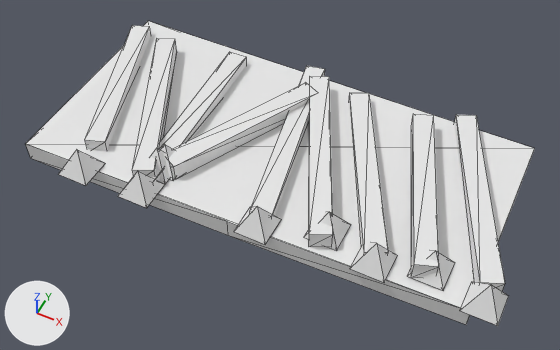
A saved change to the glTF model assets/models/work-row-swath.glb.
Both versions are drawn from a camera (50 mm lens) standing at (1.06, -2.12, 2.54) and looking at (0.06, -0.12, 0.04). Arrows for +X, +Y and +Z are at lower left; the lights stay in place. The older version comes first. Mesh edges are drawn as thin lines. Vertices at exactly the same position are counted once.

In view in the first picture: 'work-row-swath'.
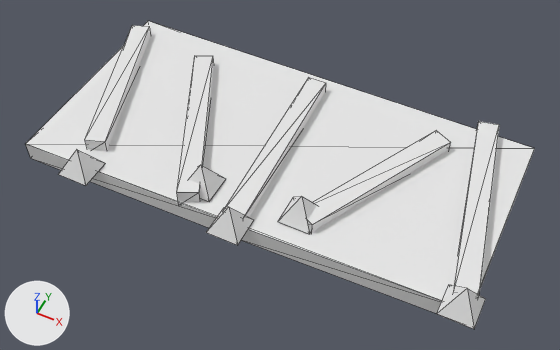
Pixel boxes [x1, y1, x2, y2] of what changed, in the pictures (560 x 350 px; the box of a moved part takes in the faces that stretch with it):
'work-row-swath', reshaped: before [26, 21, 535, 326]; after [26, 21, 535, 329]
part 1 of me_work_row_swath, moved or reshaped: before [168, 82, 310, 179]; after [308, 130, 451, 232]
part 2 of me_work_row_swath, moved or reshaped: before [304, 212, 351, 250]; after [278, 196, 317, 234]
part 3 of me_work_row_swath, moved or reshaped: before [251, 66, 325, 217]; after [454, 121, 499, 298]
part 4 of me_work_row_swath, moved or reshaped: before [460, 282, 509, 326]; after [437, 285, 486, 329]
part 5 of me_work_row_swath, deleted: before [160, 76, 505, 291]
part 6 of me_work_row_swath, moved or reshaped: before [118, 38, 247, 208]; after [177, 56, 326, 245]

What the commit changed:
me_work_row_swath is used by ob_work_row_swath; location (0.0, 0.0, 0.0).
me_work_row_swath had 127 vertices, 175 faces and spanned x -1.01..1.1, y -0.59..0.5, z 0.0..0.22.
me_work_row_swath now has 75 vertices, 103 faces and spans x -1.01..1.03, y -0.59..0.49, z 0.0..0.22.
me_work_row_swath part 1: the loose piece of 8 vertices spanning x -0.38..0.04, y -0.38..0.34, z 0.09..0.17 is moved by (0.63, 0.0, -0.03).
me_work_row_swath part 2: the loose piece of 5 vertices spanning x 0.31..0.45, y -0.42..-0.28, z 0.1..0.22 is moved by (-0.13, 0.02, 0.0).
me_work_row_swath part 3: the loose piece of 8 vertices spanning x -0.1..0.17, y -0.44..0.49, z 0.06..0.15 is moved by (0.84, 0.0, 0.0).
me_work_row_swath part 4: the loose piece of 5 vertices spanning x 0.96..1.1, y -0.47..-0.33, z 0.1..0.22 is moved by (-0.07, -0.05, 0.0).
me_work_row_swath part 5: 8 loose pieces with 52 vertices, spanning x -0.45..1.08, y -0.52..0.5, z 0.06..0.22, are deleted.
Part 6, on me_work_row_swath:
13 vertices in x -0.48..-0.32, y -0.57..0.41, z 0.06..0.22 move by (0.42, 0.0, 0.0).
8 vertices in x -0.82..-0.36, y -0.48..0.34, z 0.09..0.18 move by (0.21, 0.0, -0.03).
5 vertices in x -0.46..-0.32, y -0.43..-0.29, z 0.1..0.22 move by (0.21, 0.0, 0.0).
